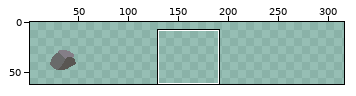
Sprite sheet, stored at ProjectDonut/Content/Sprites/Map/World/Rock01.png. The picture above shows the old version from afar; the outline marks the close-up.
Close-up. The starting point:
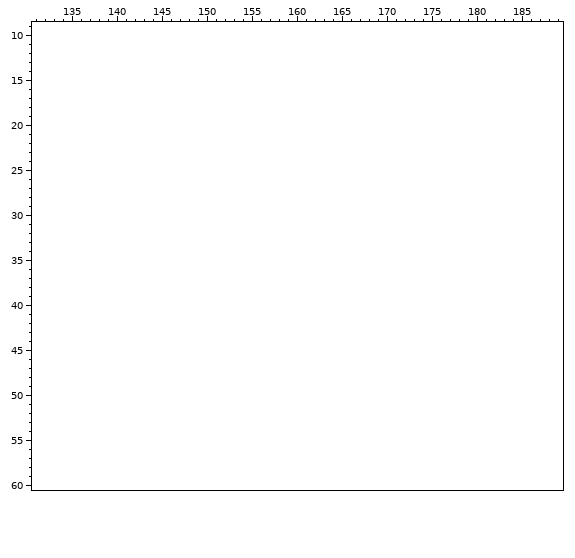
The file is 32x32 pixels. Shown: x 131..189, y 9..60. The old version is drawn lined up with the new one, on the new canvas. The wide view leaves out empty margins. The commit also changed other parts of the picture, which this record leaves out.
The same view after the edit:
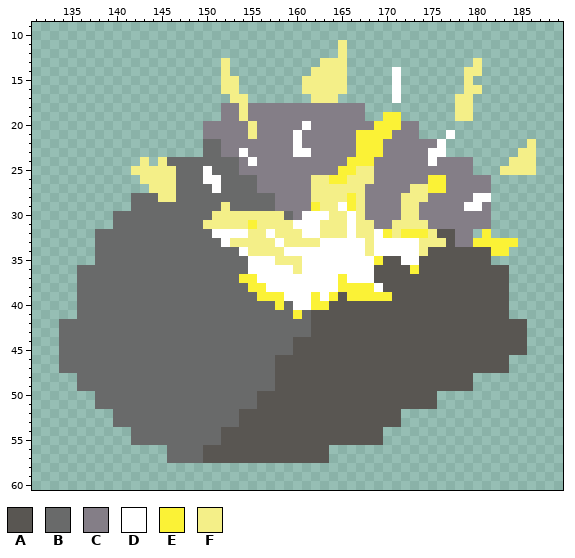
Palette (. is transparent): A #595652  B #696a6a  C #847e87  D #ffffff  E #fbf236  F #f4ef88
What changed:
canvas 32x32 -> 320x64, the old top-left corner now at 19,19
@@ x 131..189 @@
 10 ...........................................................
-11 ...........................................................
-12 ...........................................................
-13 ...........................................................
-14 ...........................................................
-15 ...........................................................
-16 ...........................................................
-17 ...........................................................
-18 ...........................................................
-19 ...........................................................
-20 ...........................................................
-21 ...........................................................
-22 ...........................................................
-23 ...........................................................
-24 ...........................................................
-25 ...........................................................
-26 ...........................................................
-27 ...........................................................
-28 ...........................................................
-29 ...........................................................
-30 ...........................................................
-31 ...........................................................
-32 ...........................................................
-33 ...........................................................
-34 ...........................................................
-35 ...........................................................
-36 ...........................................................
-37 ...........................................................
-38 ...........................................................
-39 ...........................................................
-40 ...........................................................
-41 ...........................................................
-42 ...........................................................
-43 ...........................................................
-44 ...........................................................
-45 ...........................................................
-46 ...........................................................
-47 ...........................................................
-48 ...........................................................
-49 ...........................................................
-50 ...........................................................
-51 ...........................................................
-52 ...........................................................
-53 ...........................................................
-54 ...........................................................
-55 ...........................................................
-56 ...........................................................
-57 ...........................................................
+11 ..................................F........................
+12 ..................................F........................
+13 .....................F..........FFF..............F.........
+14 .....................F.........FFFF.....D.......FF.........
+15 .....................FF.......FFFFF.....D.......F..........
+16 .....................FF.......FFFFF.....D.......FF.........
+17 ......................FF.......FFF......D......FF..........
+18 .....................CCFCCCCCCCCCCCCC..........FF..........
+19 .....................CCFCCCCCCCCCCCCC..EE......FF..........
+20 ...................CCCCCFCCCCCDCCCCCCCEEECC................
+21 ...................CCCCCFCCCCDCCCCCCEEEECCC...D............
+22 ...................BBCCCCCCCCDCCCCCCEEECCCCCCD.........F...
+23 ...................BBCCDCCCCCDDCCCCCEEECCCCCDD........FF...
+24 ............F.FBBBBBBBBCDCCCCCCCCCCEEECCCCCCDCCCC....FFF...
+25 ...........FFFFFBBBDBBBCCCCCCCCCCCEEFFCCCCCCCCCCC...FFFF...
+26 ............FFFFBBBDDBBBBCCCCCCFFEEFFFCCCCCCEECCCCC........
+27 .............FFFBBBBDBBBBCCCCCCFFFFFFCCCCCFFEECCCCC........
+28 ...........BBBFFBBBBBBBBBBBCCCCFFFFEFCCCCFFFCCCCCDD........
+29 ...........BBBBBBBBBBFBBBBBCCCCEFFDEFCCCCFFCCCCCDDC........
+30 .........BBBBBBBBBBBFFFFFFFFBCDDDFFDFCCCCFFCCCCCCCC........
+31 .........BBBBBBBBBBFFFFFEFFFFDDDFFFDFFCCFFFFCCCCCCC........
+32 .......BBBBBBBBBBBBBDDDDFFDFFFDDFFFDFFDEFEEEFAACC.E........
+33 .......BBBBBBBBBBBBBBDFFFFFDFFFFDDDDDFDDDDDFFFACCEEEEE.....
+34 .......BBBBBBBBBBBBBBBBDFFFFDDDDDDDDDFDDDDDFAAAAAAAEE......
+35 .......BBBBBBBBBBBBBBBBBDDDFFFDDDDDDDDEAADDAAAAAAAA........
+36 .....BBBBBBBBBBBBBBBBBBBDDDDDFDDDDDDDDAAAAEAAAAAAAAAA......
+37 .....BBBBBBBBBBBBBBBBBBEEDDDDDDDDDEDDDAAAAAAAAAAAAAAA......
+38 .....BBBBBBBBBBBBBBBBBBBEEDDDDDDDDEEEEDAAAAAAAAAAAAAA......
+39 .....BBBBBBBBBBBBBBBBBBBBEEEDDDEDEAEEEEEAAAAAAAAAAAAA......
+40 .....BBBBBBBBBBBBBBBBBBBBBBEBDDEEAAAAAAAAAAAAAAAAAAAA......
+41 .....BBBBBBBBBBBBBBBBBBBBBBBBEBAAAAAAAAAAAAAAAAAAAAAA......
+42 ...BBBBBBBBBBBBBBBBBBBBBBBBBBBBAAAAAAAAAAAAAAAAAAAAAAAA....
+43 ...BBBBBBBBBBBBBBBBBBBBBBBBBBBBAAAAAAAAAAAAAAAAAAAAAAAA....
+44 ...BBBBBBBBBBBBBBBBBBBBBBBBBBAAAAAAAAAAAAAAAAAAAAAAAAAA....
+45 ...BBBBBBBBBBBBBBBBBBBBBBBBBBAAAAAAAAAAAAAAAAAAAAAAAAAA....
+46 ...BBBBBBBBBBBBBBBBBBBBBBBBAAAAAAAAAAAAAAAAAAAAAAAAAA......
+47 ...BBBBBBBBBBBBBBBBBBBBBBBBAAAAAAAAAAAAAAAAAAAAAAAAAA......
+48 .....BBBBBBBBBBBBBBBBBBBBBBAAAAAAAAAAAAAAAAAAAAAA..........
+49 .....BBBBBBBBBBBBBBBBBBBBBBAAAAAAAAAAAAAAAAAAAAAA..........
+50 .......BBBBBBBBBBBBBBBBBBAAAAAAAAAAAAAAAAAAAA..............
+51 .......BBBBBBBBBBBBBBBBBBAAAAAAAAAAAAAAAAAAAA..............
+52 .........BBBBBBBBBBBBBBAAAAAAAAAAAAAAAAAA..................
+53 .........BBBBBBBBBBBBBBAAAAAAAAAAAAAAAAAA..................
+54 ...........BBBBBBBBBBAAAAAAAAAAAAAAAAAA....................
+55 ...........BBBBBBBBBBAAAAAAAAAAAAAAAAAA....................
+56 ...............BBBBAAAAAAAAAAAAAA..........................
+57 ...............BBBBAAAAAAAAAAAAAA..........................
 58 ...........................................................
Boxes around the changes in both close-ups, in picture pixels (x1, y1, x2, y2):
added: (59, 40, 536, 463)
